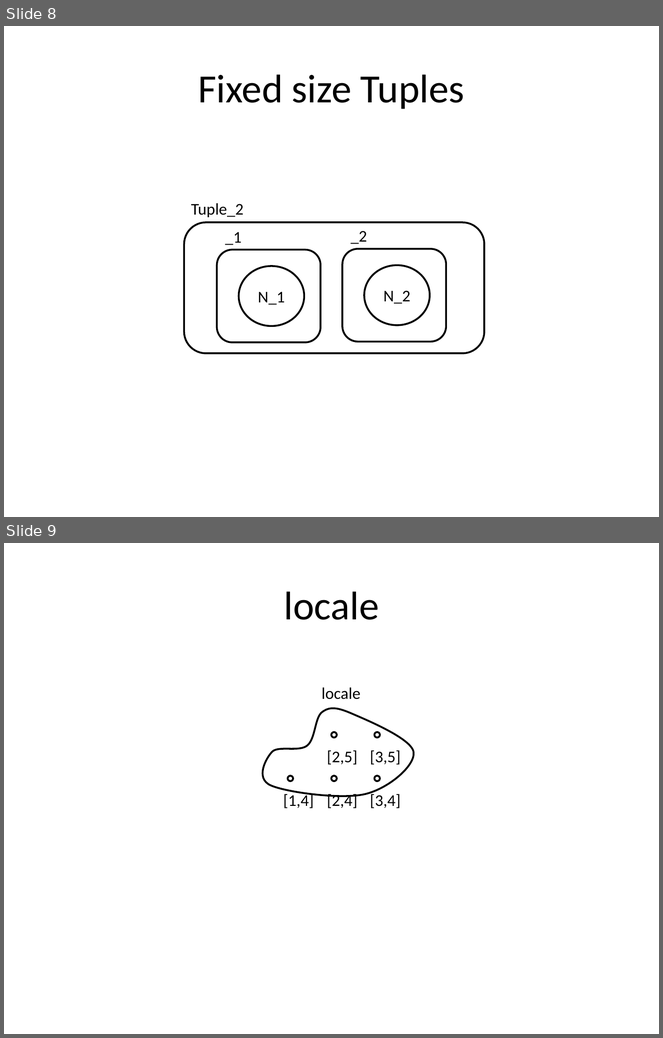
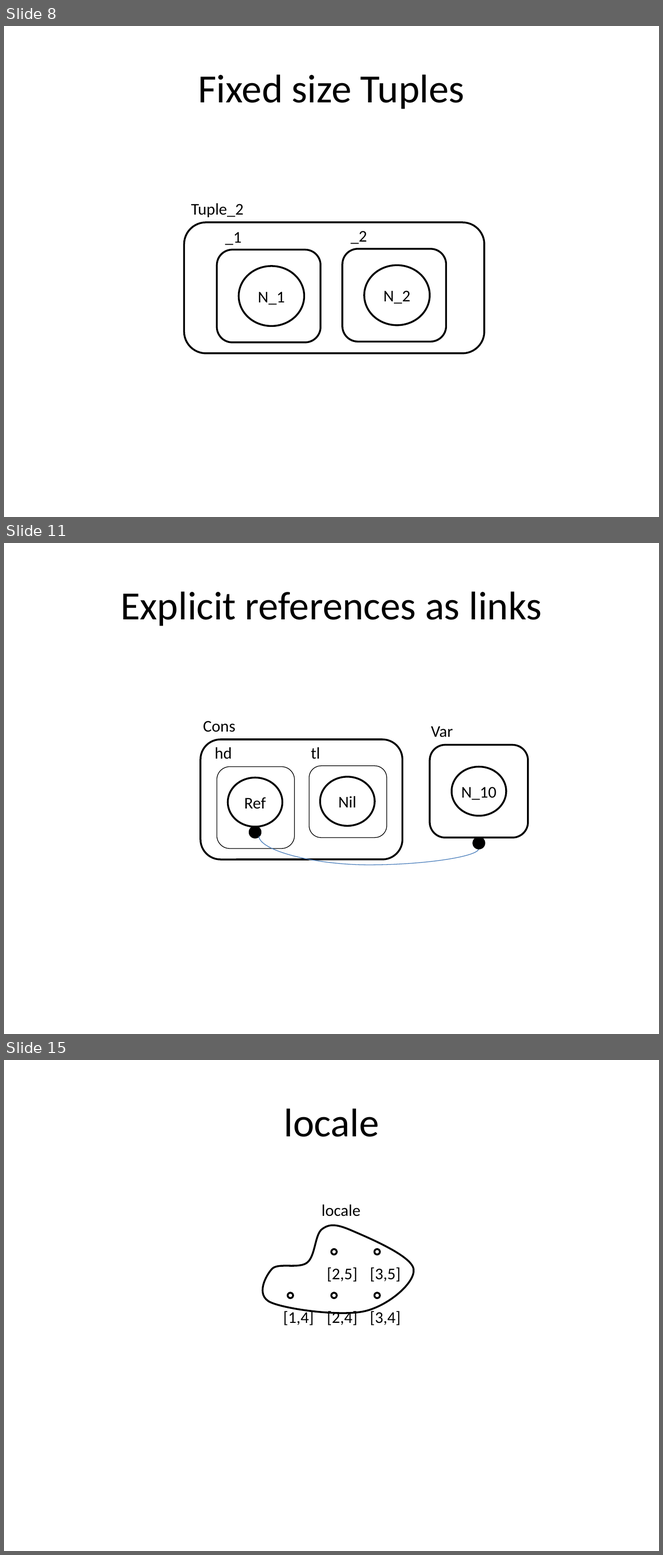
Before and after one commit to cgreenhalgh/bigraphspace, a slide deck: bigraphspace/docs/images/Cookbook_diagrams.pptx. Shown one above the other, each under a label of ours: slides 8 and 9 before the commit, slides 8, 11 and 15 after it; the slides between them are not shown. The pictures are 663x1038 and 663x1555 pixels, drawn with LibreOffice and Linux fonts; fonts in the diff are those of the drawing. Boxes give left, top, right and bottom in pixels: in the first picture for what was removed or moved away, otherwise in the second. Text is boxed around its words. In the diff, an @@ line names an element or a change of style, - is before the commit and + after.

```diff
--- a/bigraphspace/docs/images/Cookbook_diagrams.pptx
+++ b/bigraphspace/docs/images/Cookbook_diagrams.pptx
@@ slide 11 added at (4, 543, 659, 1034), background #FFFFFF @@
@@ title added at (120, 591, 542, 626), 44 pt, text #000000 @@
+Explicit references as links
@@ text added at (203, 721, 235, 732), 18 pt, text #000000 @@
+Cons
@@ text added at (431, 726, 453, 737), 18 pt, text #000000 @@
+Var
@@ rounded rectangle added at (201, 740, 402, 860), fill #FFFFFF, outline #000000 2 pt @@
@@ rounded rectangle added at (430, 745, 528, 838), fill #FFFFFF, outline #000000 2 pt @@
@@ text added at (215, 747, 232, 759), 18 pt, text #000000 @@
+hd
@@ text added at (311, 747, 320, 759), 18 pt, text #000000 @@
+tl
@@ rounded rectangle added at (217, 767, 295, 849), fill #FFFFFF, outline #000000 0.75 pt @@
@@ rounded rectangle added at (309, 766, 387, 838), fill #FFFFFF, outline #000000 0.75 pt @@
@@ ellipse added at (452, 767, 506, 816), fill #FFFFFF, outline #000000 2 pt, 18 pt, text #000000 @@
+N_10
@@ ellipse added at (228, 778, 283, 827), fill #FFFFFF, outline #000000 2 pt, 18 pt, text #000000 @@
+Ref
@@ ellipse added at (321, 777, 375, 826), fill #FFFFFF, outline #000000 2 pt, 18 pt, text #000000 @@
+Nil
@@ ellipse added at (249, 827, 261, 838), fill #000000, outline #000000 2 pt @@
@@ curved line added from (479, 849) to (259, 836), #4B7EBC 0.75 pt @@
@@ ellipse added at (474, 838, 485, 849), fill #000000, outline #000000 2 pt @@
@@ what was slide 9 is now slide 15 @@
```
Also in this commit, not shown: 5 other slides added, 7 other files.
